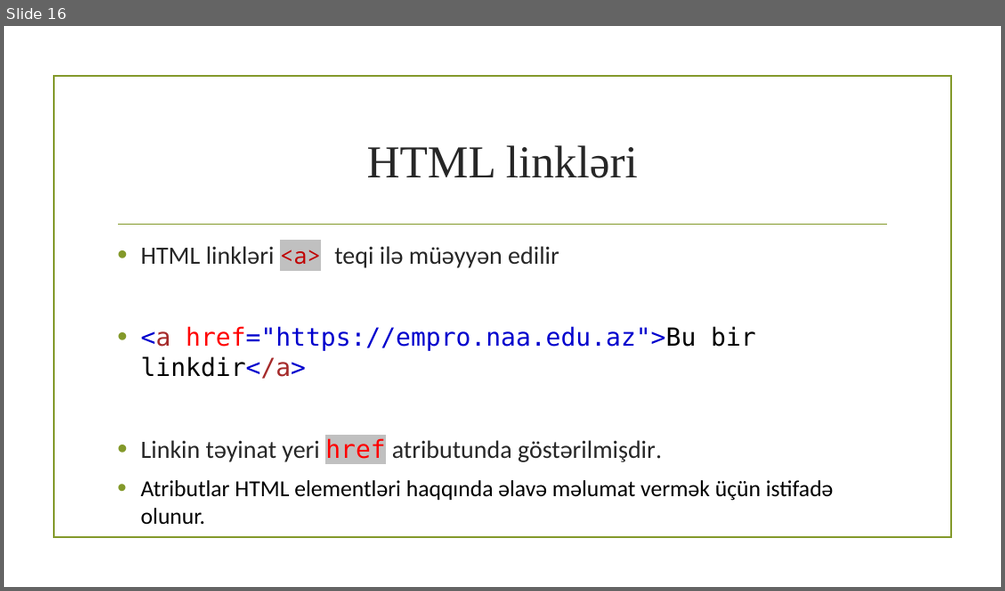
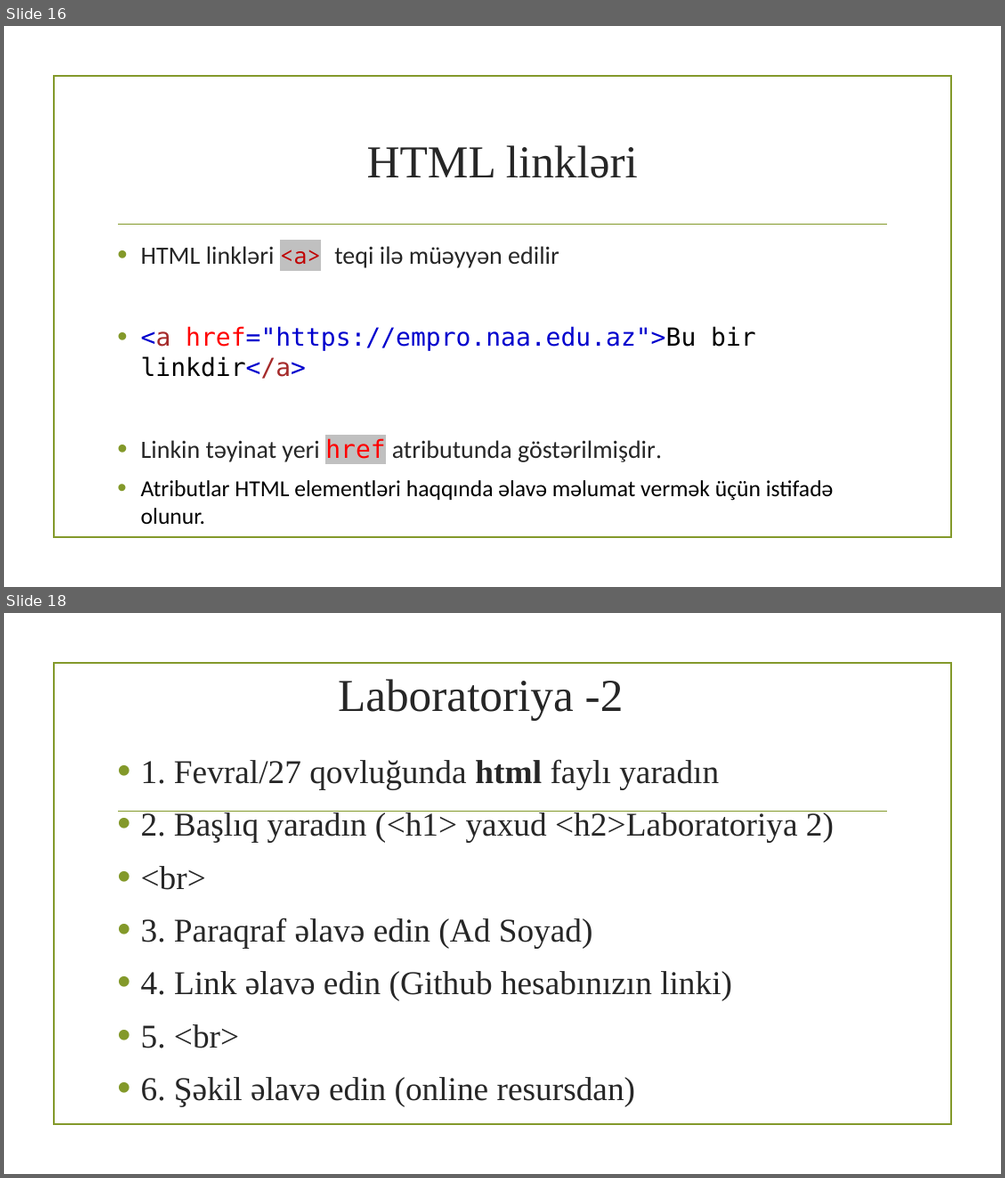
Before and after one commit to heyderzadenubar/Lessons-PHP, a slide deck: Fevral/27 - HTML MUH VE LAB2 TAPSİRİGİ/MUH HTML.pptx. Shown one above the other, each under a label of ours: slide 16 before the commit, slides 16 and 18 after it; the slides between them are not shown. The pictures are 1005x591 and 1005x1178 pixels, drawn with LibreOffice and Linux fonts; fonts in the diff are those of the drawing; background and template pictures are left out. Boxes give left, top, right and bottom in pixels: in the first picture for what was removed or moved away, otherwise in the second. Text is boxed around its words. In the diff, an @@ line names an element or a change of style, - is before the commit and + after.

Commit message:
HTML ilkin bilikler slayd elave edildi

```diff
--- a/Fevral/27 - HTML MUH VE LAB2 TAPSİRİGİ/MUH HTML.pptx
+++ b/Fevral/27 - HTML MUH VE LAB2 TAPSİRİGİ/MUH HTML.pptx
@@ slide 18 added at (x1=4, y1=613, x2=1001, y2=1174), background picture (left out); not listed: 2 template elements that a slide beside it also shows @@
@@ title added at (x1=338, y1=679, x2=623, y2=721), 44 pt, text #262626 @@
+Laboratoriya -2
@@ text added at (x1=141, y1=759, x2=833, y2=1106), 32 pt, text #262626 @@
+• 1. Fevral/27 qovluğunda html faylı yaradın
+• 2. Başlıq yaradın (<h1> yaxud <h2>Laboratoriya 2)
+• <br>
+• 3. Paraqraf əlavə edin (Ad Soyad)
+• 4. Link əlavə edin (Github hesabınızın linki)
+• 5. <br>
+• 6. Şəkil əlavə edin (online resursdan)
```
Also in this commit, not shown: 2 other files.
